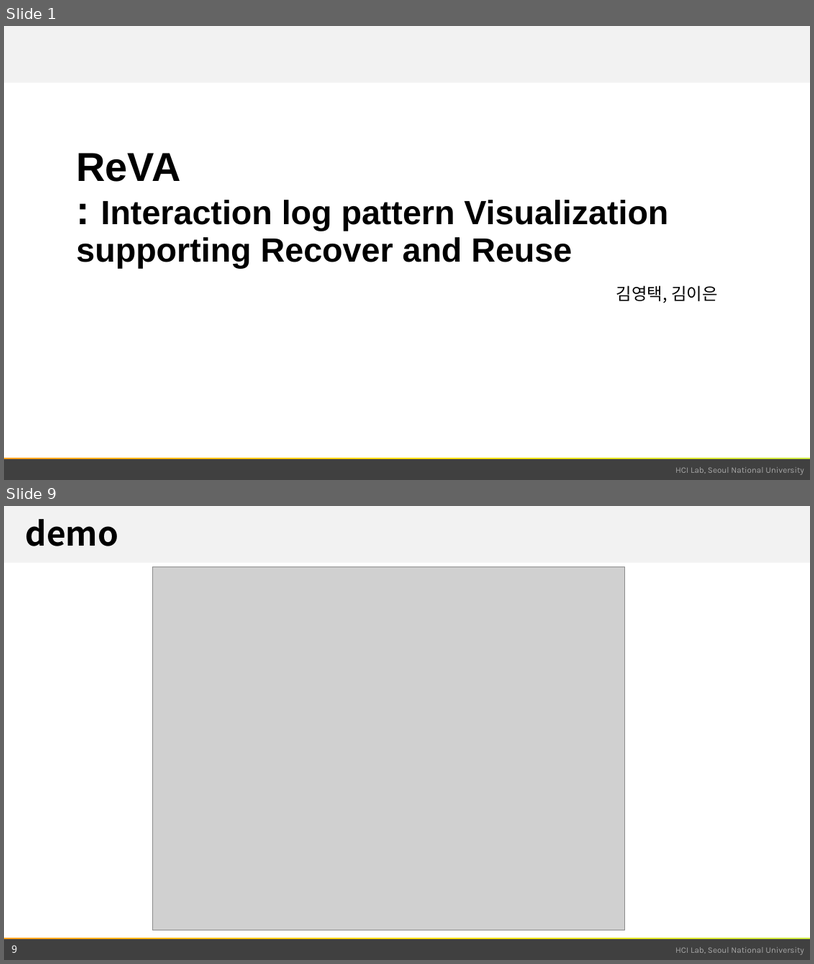
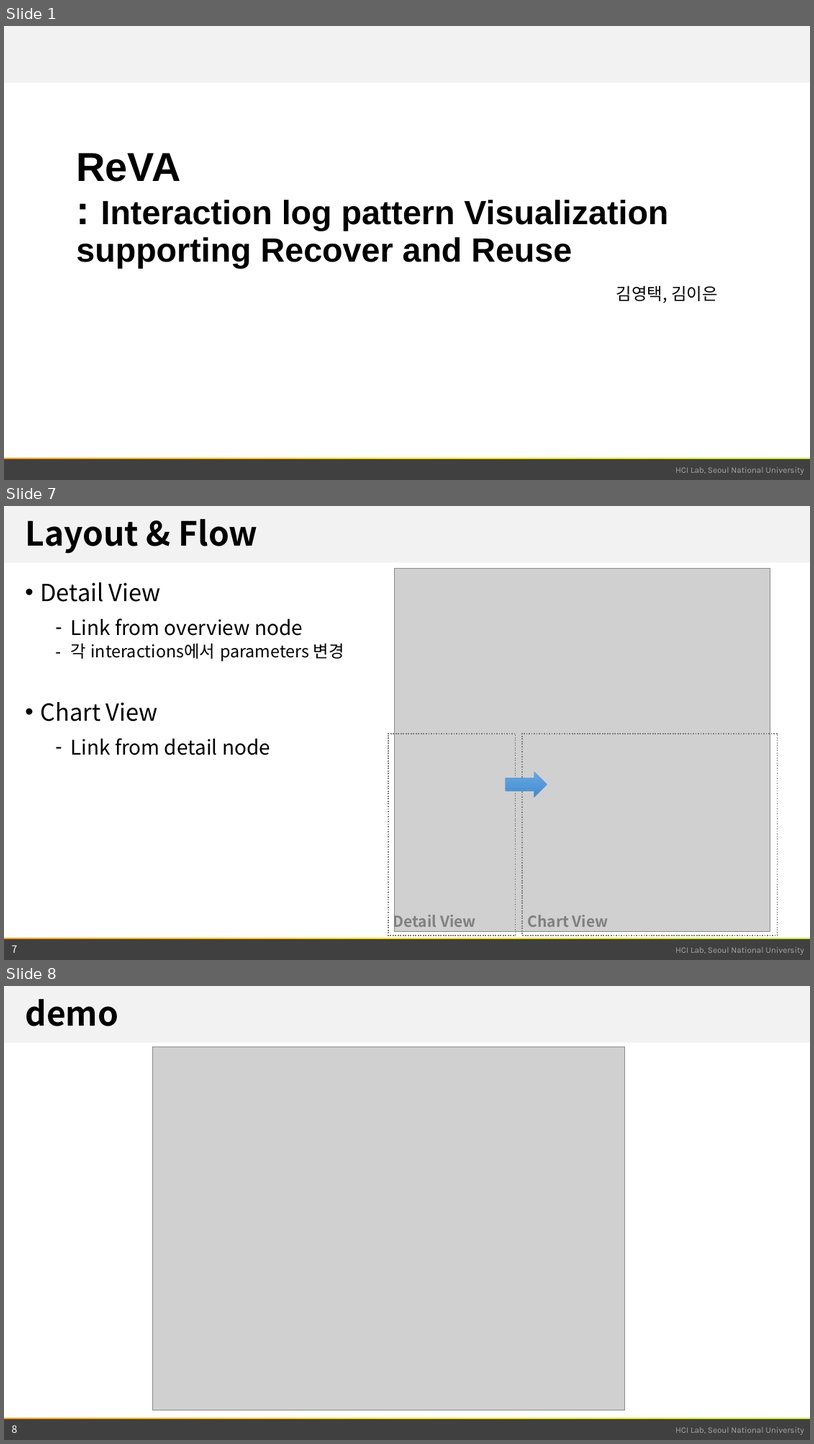
Before and after one commit to snu-infovis-2017/ReVA, a slide deck: term_project.pptx. Shown one above the other, each under a label of ours: slides 1 and 9 before the commit, slides 1, 7 and 8 after it; the slides between them are not shown. The pictures are 814x964 and 814x1444 pixels, drawn with LibreOffice and Linux fonts; fonts in the diff are those of the drawing; grey boxes stand for pictures; background and template pictures are left out. Boxes give left, top, right and bottom in pixels: in the first picture for what was removed or moved away, otherwise in the second. Text is boxed around its words. In the diff, an @@ line names an element or a change of style, - is before the commit and + after.

```diff
--- a/term_project.pptx
+++ b/term_project.pptx
@@ slide 7 added at [4,506,810,960], background #FFFFFF; not listed: 4 template elements that a slide beside it also shows @@
@@ title added at [25,519,257,554], 39.6 pt, text #000000, bold @@
+Layout & Flow
@@ picture added at [395,569,771,931] @@
@@ text added at [40,582,345,755], 24 pt, text #000000 @@
+• Detail View
+  – Link from overview node
+  – 각 interactions에서 parameters 변경
+• Chart View
+  – Link from detail node
@@ rectangle added at [388,734,516,936], outline #808080 1.5 pt dashed @@
@@ rectangle added at [522,734,778,936], outline #808080 1.5 pt dashed @@
@@ right arrow added at [506,772,548,797], fill gradient #71A6DB to #559BDB to #448ACA, outline #5B9BD5 0.5 pt @@
@@ text added at [394,911,476,930], 18 pt, text #808080, bold @@
+Detail View
@@ text added at [527,914,609,926], 18 pt, text #808080, bold @@
+Chart View
@@ page number added at [12,944,18,952], 12 pt, text #FFFFFF @@
+7
@@ what was slide 9 is now slide 8 @@
```
Also in this commit, not shown: 5 slides changed, 3 other slides added, 7 slides removed.
